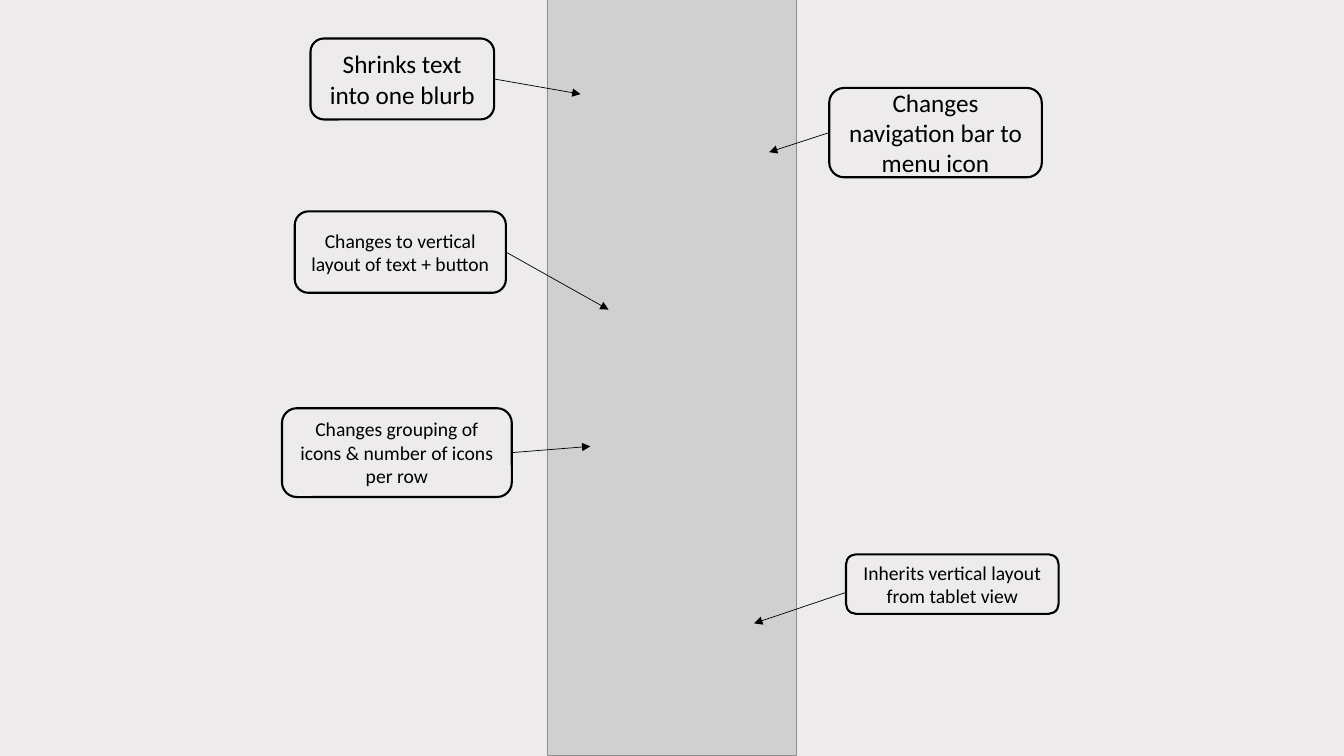
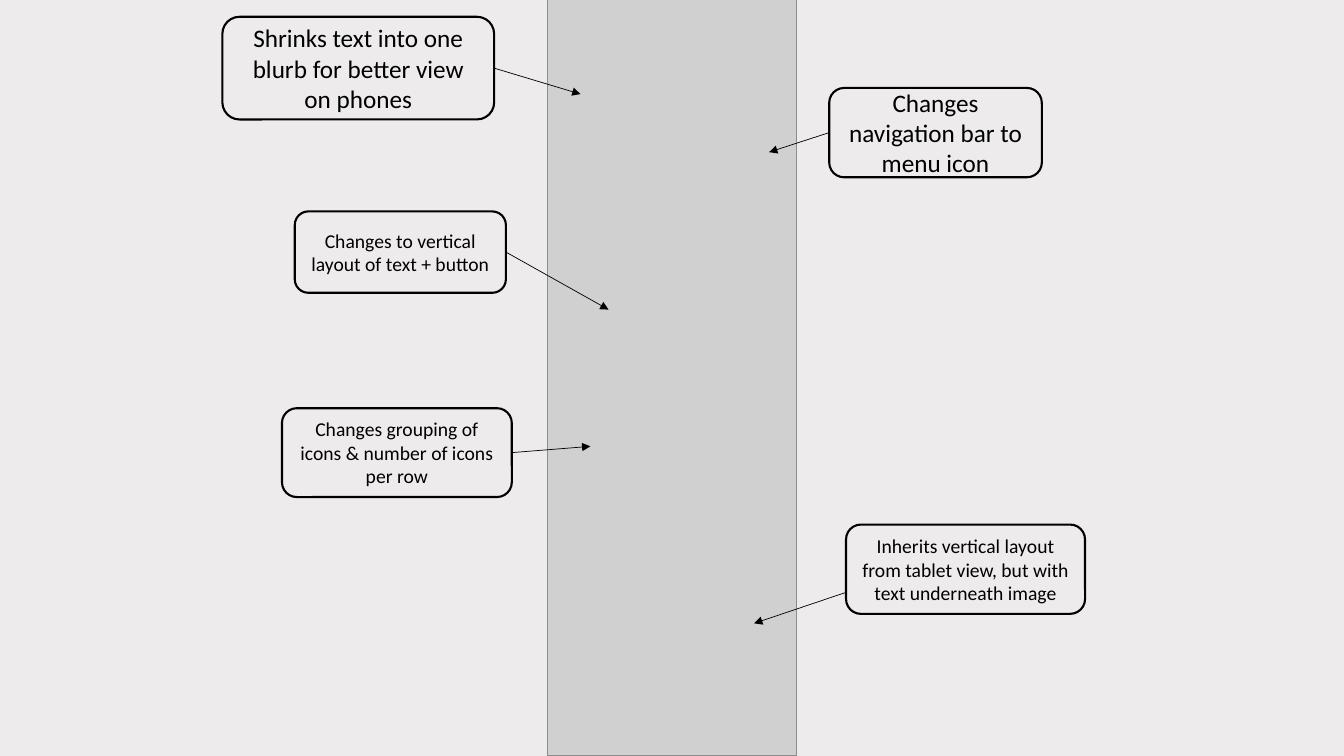
Before and after one commit to bfishy/redesign, a slide deck: slide 3 of styles.pptx. Drawn at 1344x756 pixels with LibreOffice and Linux fonts; fonts in the diff are those of the drawing; grey boxes stand for pictures. Boxes give left, top, right and bottom in pixels: in the first picture for what was removed or moved away, otherwise in the second. Text is boxed around its words. In the diff, an @@ line names an element or a change of style, - is before the commit and + after.

```diff
--- a/styles.pptx
+++ b/styles.pptx
@@ rounded rectangle "Shrinks text into one blurb ...": place and size @@
-rounded rectangle "Shrinks text into one blurb ..." at bbox=[311, 38, 494, 119]
+rounded rectangle "Shrinks text into one blurb ..." at bbox=[223, 17, 495, 120]
@@ text in rounded rectangle at bbox=[253, 29, 464, 112]: text changed @@
-Shrinks text into one blurb
+Shrinks text into one blurb for better view on phones
@@ arrow moved from (494, 79) - (581, 94) to (494, 69) - (581, 94) @@
@@ rounded rectangle "Inherits vertical layout from tablet ...": place and size @@
-rounded rectangle "Inherits vertical layout from tablet ..." at bbox=[846, 555, 1059, 614]
+rounded rectangle "Inherits vertical layout from tablet ..." at bbox=[846, 524, 1085, 614]
@@ text in rounded rectangle at bbox=[862, 539, 1068, 604]: text changed @@
-Inherits vertical layout from tablet view
+Inherits vertical layout from tablet view, but with text underneath image
```
Also in this commit, not shown: 4 other slides changed, 6 other files.
